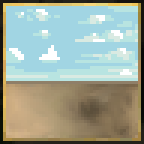
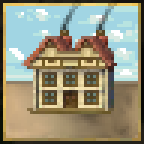
Layer changes from the first 144×144 image to the second:
added layer "33 #2" above "33 #1" over [21, 36, 78, 66]
added layer "33 #1" above "33 #3" over [57, 36, 114, 66]
added layer "33 #3" above "stack" over [57, 0, 81, 51]
added layer "stack" above "55 #1" over [93, 0, 117, 51]
added layer "55 #1" above "444" over [21, 54, 48, 69]
added layer "444" above "55" over [87, 54, 117, 69]
added layer "55" above "WORKSHOP" over [33, 69, 108, 90]
added layer "WORKSHOP" above "Cottage" over [27, 48, 117, 114]
